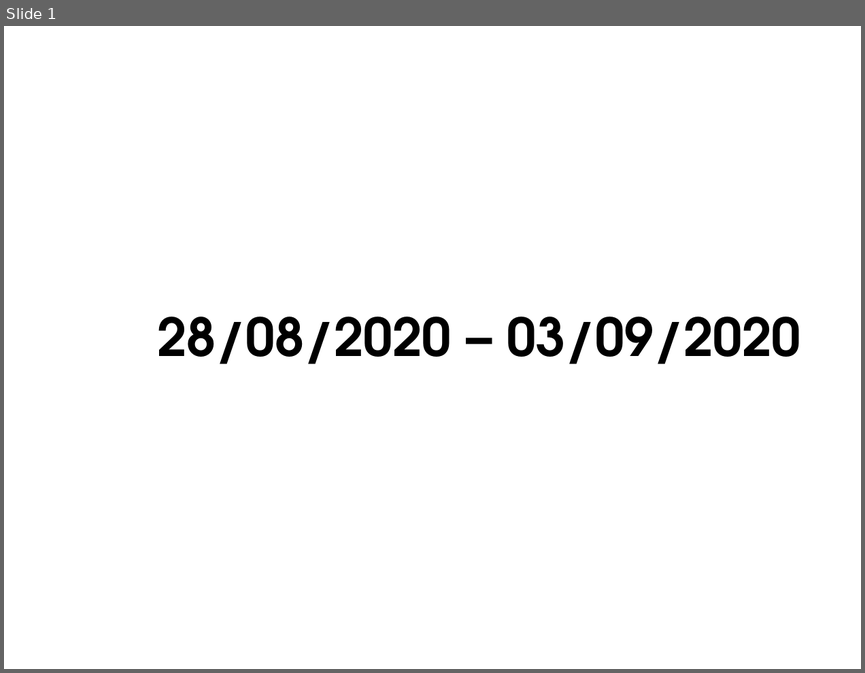
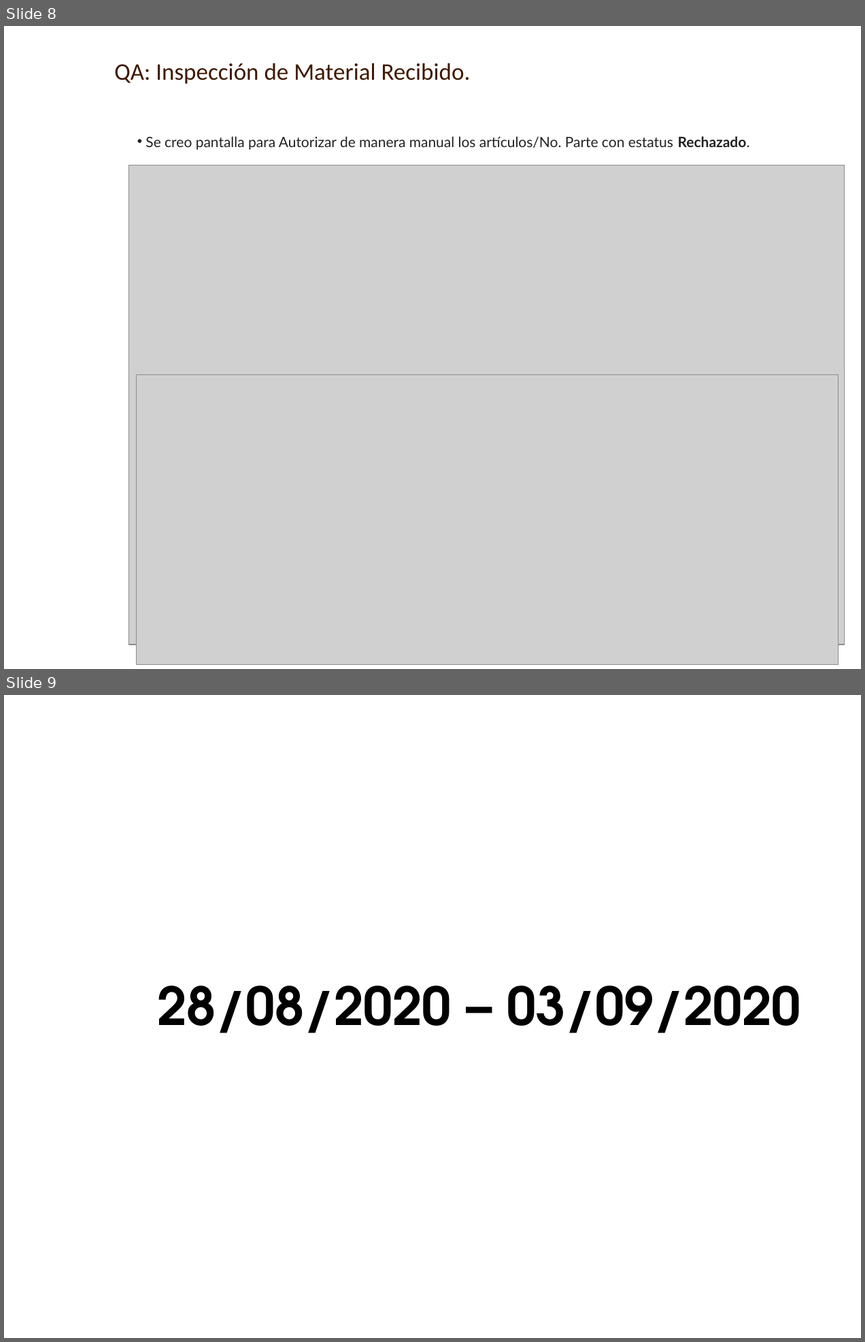
Before and after one commit to AXDELAROSA/CONTROL_QUALITY, a slide deck: Docs/IT_DEV_PEARL_LEATHER_QA_INSPECCION_27082020.pptx. Shown one above the other, each under a label of ours: slide 1 before the commit, slides 8 and 9 after it. The pictures are 865x673 and 865x1342 pixels, drawn with LibreOffice and Linux fonts; fonts in the diff are those of the drawing; grey boxes stand for pictures; background and template pictures are left out. Boxes give left, top, right and bottom in pixels: in the first picture for what was removed or moved away, otherwise in the second. Text is boxed around its words. In the diff, an @@ line names an element or a change of style, - is before the commit and + after.

```diff
--- a/Docs/IT_DEV_PEARL_LEATHER_QA_INSPECCION_27082020.pptx
+++ b/Docs/IT_DEV_PEARL_LEATHER_QA_INSPECCION_27082020.pptx
@@ slide 8 added at (4,26,861,669), background picture (left out) @@
@@ text added at (114,63,470,84), 20 pt, text #3F1900 @@
+QA: Inspección de Material Recibido.
@@ text added at (145,136,750,150), 12 pt, text #222222 @@
+• Se creo pantalla para Autorizar de manera manual los artículos/No. Parte con estatus Rechazado.
@@ picture added at (129,165,844,643) @@
@@ picture added at (137,374,838,665) @@
@@ what was slide 1 is now slide 9 @@
```
Also in this commit, not shown: 7 other slides added, 13 other files.
